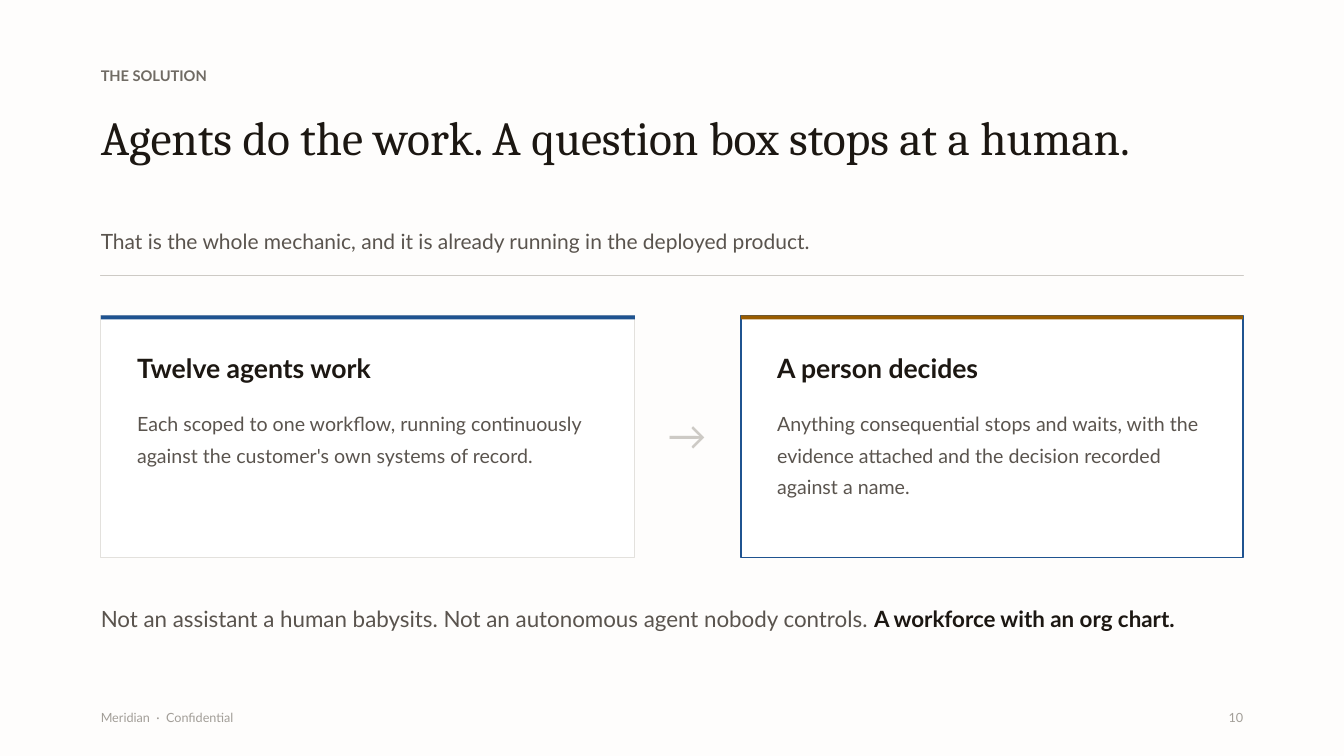
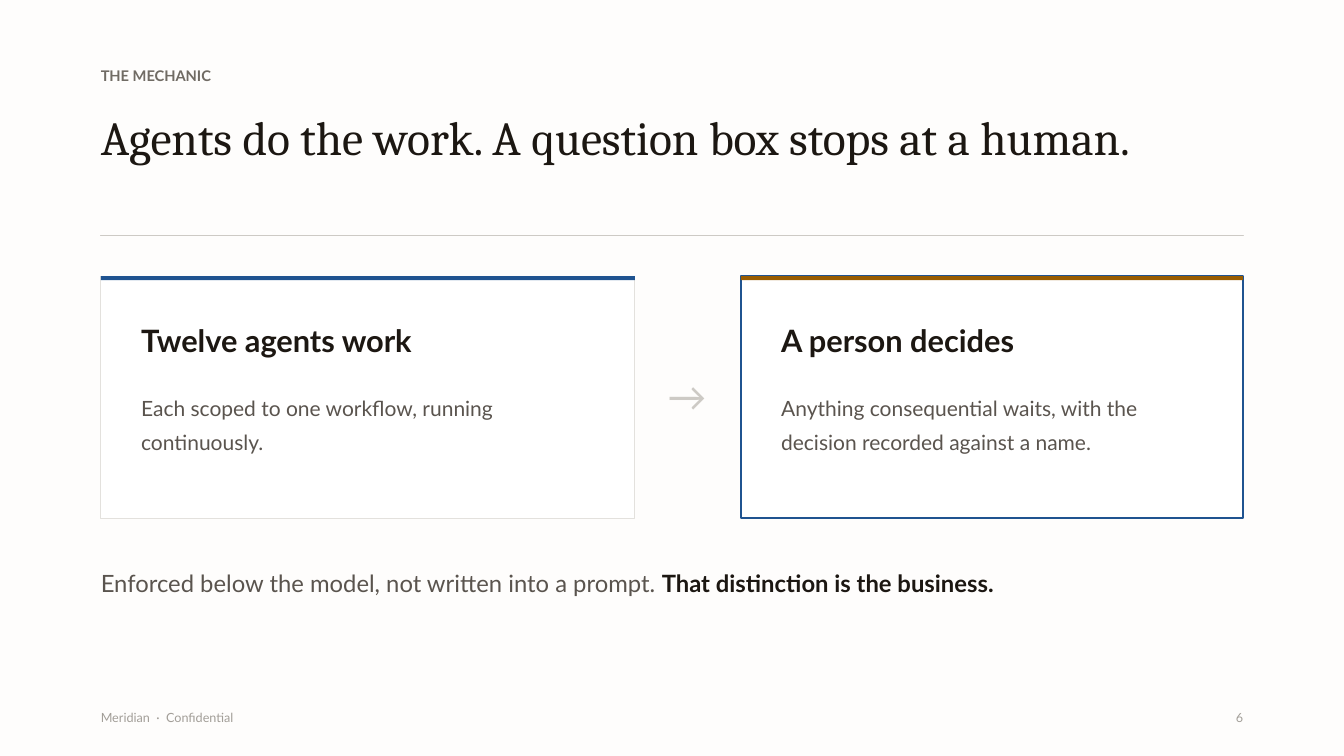
Before and after one commit to alessoh/enterprise-hr-finance, a slide deck: slide 6 of Meridian-Investor-Deck.pptx (slide 10 before the commit). Drawn at 1344x756 pixels with LibreOffice and Linux fonts; fonts in the diff are those of the drawing. Boxes give left, top, right and bottom in pixels: in the first picture for what was removed or moved away, otherwise in the second. Text is boxed around its words. In the diff, an @@ line names an element or a change of style, - is before the commit and + after.

```diff
--- a/Meridian-Investor-Deck.pptx
+++ b/Meridian-Investor-Deck.pptx
@@ text at (101, 70, 211, 81): text changed @@
-THE SOLUTION
+THE MECHANIC
@@ text removed at (101, 233, 810, 253) @@
-That is the whole mechanic, and it is already running in the deployed product.
@@ text "Twelve agents work": place and size @@
-text "Twelve agents work" at (137, 358, 370, 383)
+text "Twelve agents work" at (141, 329, 412, 358)
@@ text "Twelve agents work" at (141, 329, 412, 358): size 19 to 22 pt @@
@@ text "A person decides" at (781, 329, 1014, 357): size 19 to 22 pt @@
@@ text "A person decides": place and size @@
-text "A person decides" at (777, 358, 979, 383)
+text "A person decides" at (781, 329, 1014, 357)
@@ 5 rectangles, 1 text: place and size @@
-5 rectangles, 1 text at (101, 275, 1243, 558)
+5 rectangles, 1 text at (101, 236, 1243, 518)
@@ text at (141, 400, 492, 454): text changed; size 14 to 15 pt @@
-Each scoped to one workflow, running continuously against the customer's own systems of record.
+Each scoped to one workflow, running continuously.
@@ text at (781, 400, 1137, 454): text changed; size 14 to 15 pt @@
-Anything consequential stops and waits, with the evidence attached and the decision recorded against a name.
+Anything consequential waits, with the decision recorded against a name.
@@ text added at (101, 574, 993, 596), 17 pt, text #5A544E @@
+Enforced below the model, not written into a prompt. That distinction is the business.
@@ text removed at (101, 610, 1175, 631) @@
-Not an assistant a human babysits. Not an autonomous agent nobody controls. A workforce with an org chart.
@@ text at (1236, 713, 1243, 722): text changed @@
-10
+6
```
Also in this commit, not shown: 8 other slides changed, 1 slide added, 13 slides removed, 1 other file.
